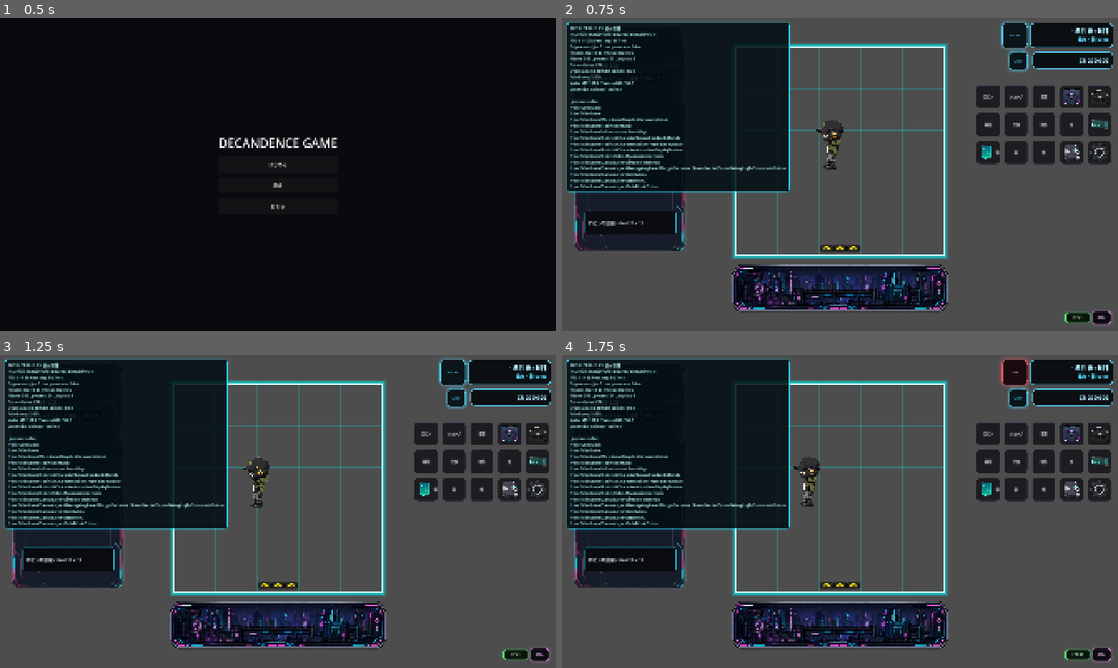
Above: before the commit, frames 1-4 (two rows, left to right).
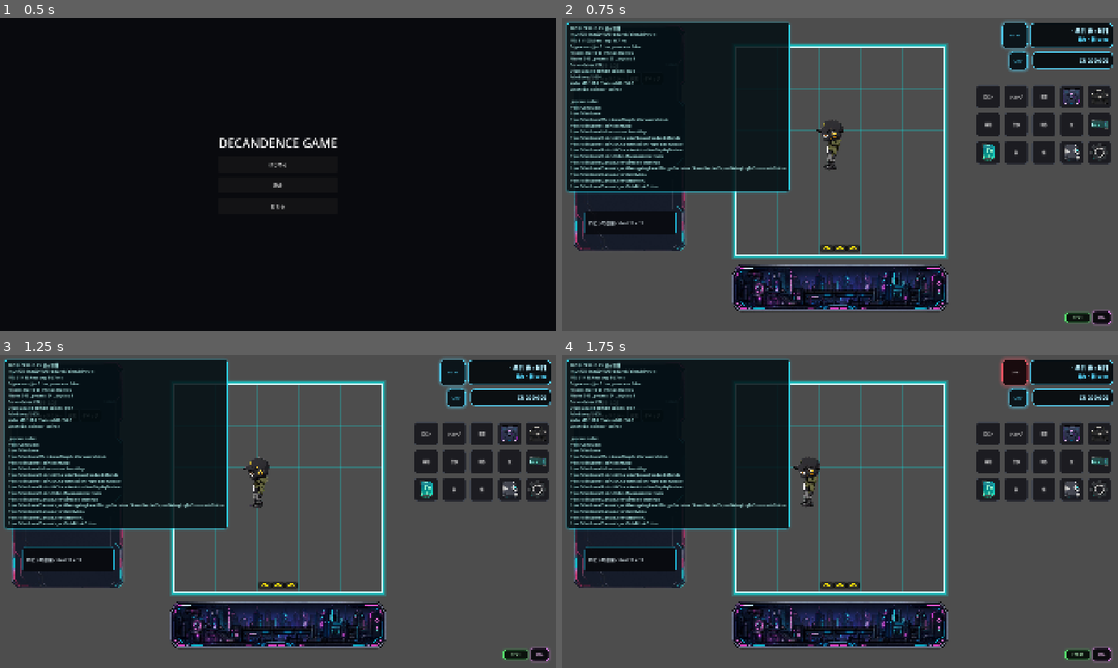
Above: after the commit, the same moments.

Repository: grimoire1089-coder/optimistic
Game: Godot game, scene res://Scenes/Boot/TitleScene.tscn
Same seed, same stepped clock (60 frames per second), same inputs: the game is played once before the commit and once after it. Sound files missing from this copy of the repository are replaced by a short silence.
Inputs:
- Up to frame 1 (0.5 s): no input
- Up to frame 2 (0.75 s): click "はじめる" at 0.5 s
- Up to frame 3 (1.25 s): no input
- Up to frame 4 (1.75 s): click "BGM" at 1.25 s

Frame 1 is identical in both runs. In frame 2, 0.1% of the frame differs, in the area x 75-79%, y 40-46%; in frame 3, 0.1%, in the area x 6-79%, y 17-46%; in frame 4, 0.1%.

Commit message:
Keep icon placeholder buttons textless

Diff:
--- a/Scripts/UI/HUD/PlaceholderHudButton.gd
+++ b/Scripts/UI/HUD/PlaceholderHudButton.gd
@@ -6,5 +6,5 @@
 
 func _ready() -> void:
 	HudButtonStyle.apply_square_button_visual(self)
-	if text.is_empty():
+	if text.is_empty() and icon == null:
 		text = String.chr(PLACEHOLDER_LABEL_CODE)
